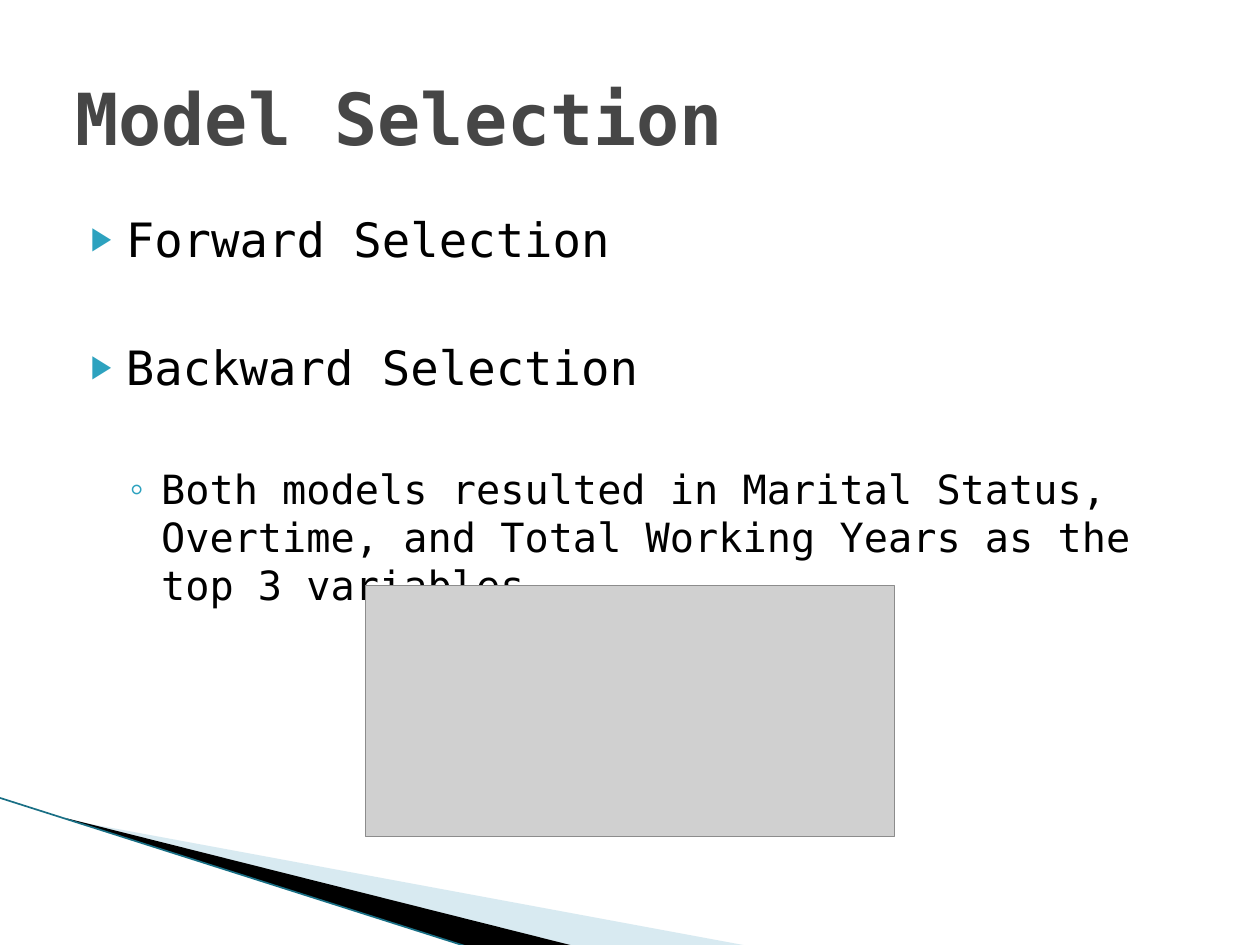
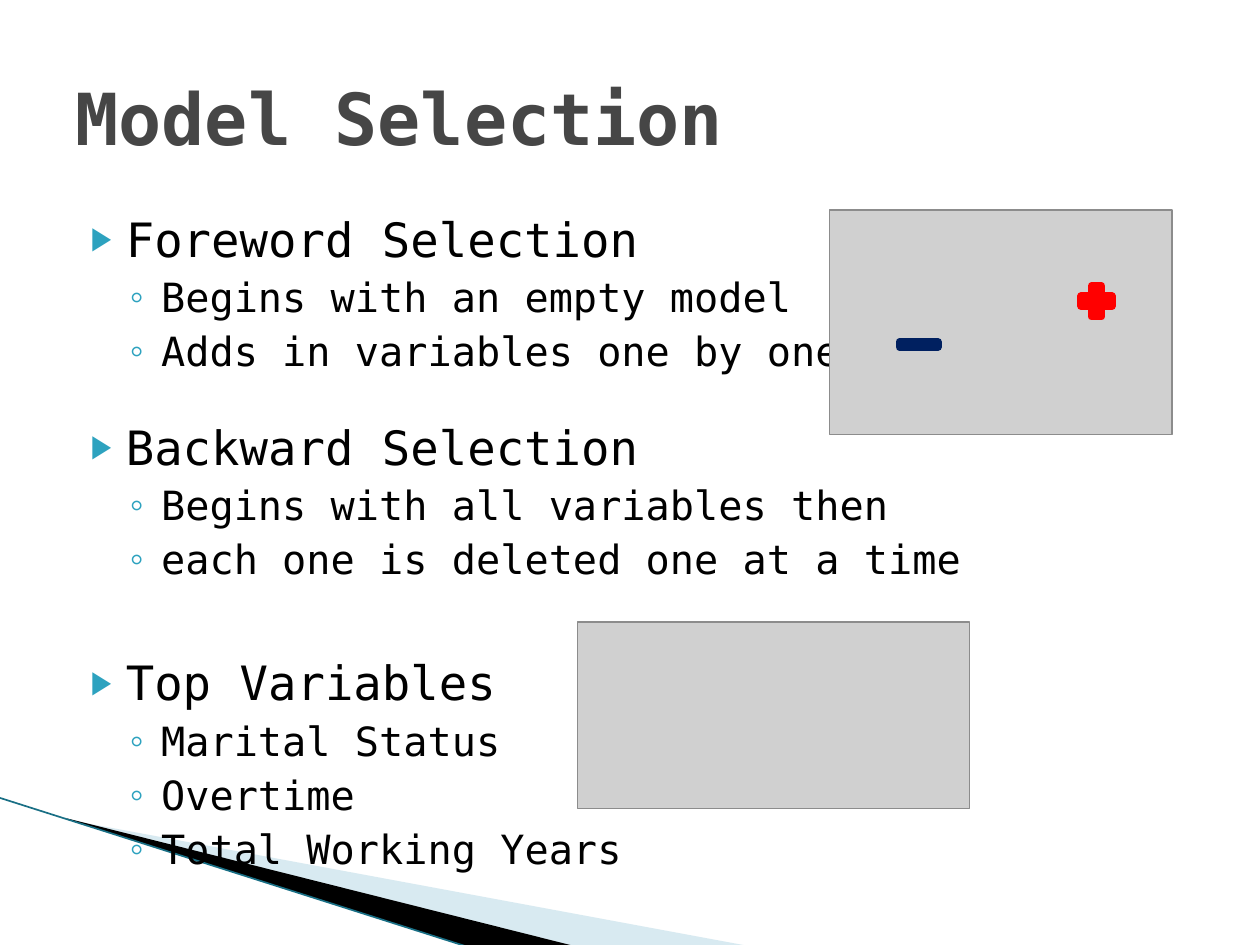
Before and after one commit to DataTex1/CaseStudy2, a slide deck: slide 11 of DDS Attrition Analysis.pptx (slide 12 before the commit). Drawn at 1260x945 pixels with LibreOffice and Linux fonts; fonts in the diff are those of the drawing; grey boxes stand for pictures; background and template pictures are left out. Boxes give left, top, right and bottom in pixels: in the first picture for what was removed or moved away, otherwise in the second. Text is boxed around its words. In the diff, an @@ line names an element or a change of style, - is before the commit and + after.

```diff
--- a/DDS Attrition Analysis.pptx
+++ b/DDS Attrition Analysis.pptx
@@ text at (126,220,840,376): text changed; size 27 to 23 pt @@
-▶ Forward Selection
+▶ Foreword Selection
+  ◦ Begins with an empty model
+  ◦ Adds in variables one by one
@@ picture added at (829,210,1172,435) @@
@@ plus sign added at (1076,280,1118,321), fill #FF0000, outline #FF0000 4.33 pt @@
@@ math minus added at (892,334,945,355), fill #002060, outline #002060 4.33 pt @@
@@ text at (126,489,961,811): text changed @@
-  ◦ Both models resulted in Marital Status, Overtime, and Total Working Years as the top 3 variables
+  ◦ Begins with all variables then
+  ◦ each one is deleted one at a time
+▶ Top Variables
+  ◦ Marital Status
+  ◦ Overtime
+  ◦ Total Working Years
@@ picture: place and size @@
-picture at (365,585,893,835)
+picture at (577,622,969,809)
```
Also in this commit, not shown: 1 other slide changed, 1 slide removed.
